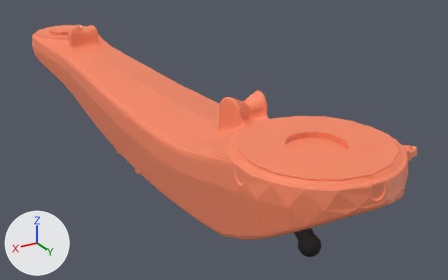
What one commit did to the OBJ model docs/public/sim/models/kuka_vcmx/KR_50_R2500/A2.obj.
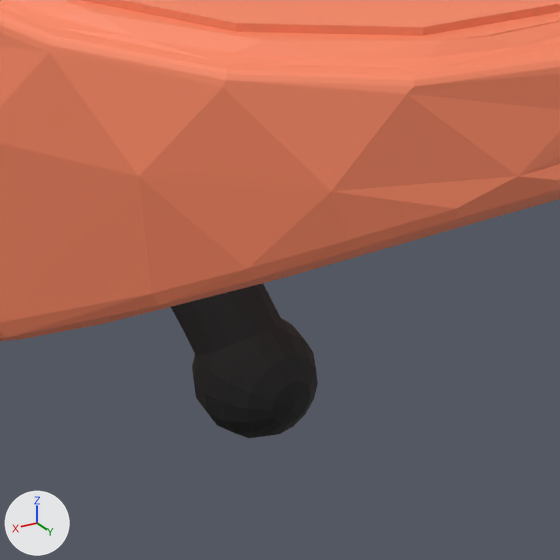
Each version is shown whole from a 50 mm lens placed at (0.585, 0.694, 0.285), pointed at (-0.137, -0.51, -0.317), then close up on the part from 58% to 82% of the width and 62% to 100% of the height. The lights are fixed; the arrows at lower left show +X, +Y and +Z. The older version's two pictures come first. Where no turn or scale is listed for an object, it has been applied to the vertices. Vertices at exactly the same position are counted once.

Objects in the first close-up: 'A2'.
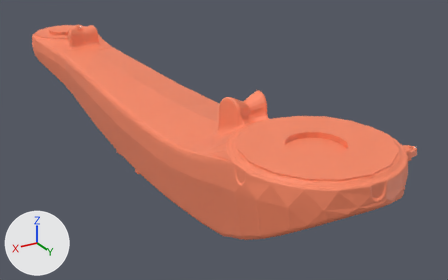
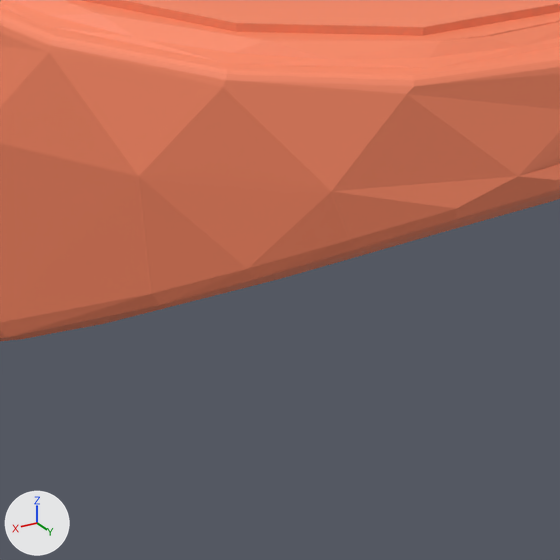
Diff of the bpy script that builds the scene:
```diff
--- a/docs/public/sim/models/kuka_vcmx/KR_50_R2500/A2.obj.py
+++ b/docs/public/sim/models/kuka_vcmx/KR_50_R2500/A2.obj.py
@@ me_a2 @@
 # used by ob_a2; location = (0.0, 0.0, 0.0)
-me_a2.from_pydata(...)  # 10637 vertices, 18785 faces; spans x -0.18..0.14, y -1.4..0.14, z -0.37..-0.08
+me_a2.from_pydata(...)  # 10041 vertices, 17773 faces; spans x -0.18..0.14, y -1.4..0.14, z -0.37..-0.08
+# me_a2 part 1: 330 vertices removed from x -0.02..0.02, y -0.14..0.02, z -0.31..-0.2
+# other edits to the shape of me_a2 do not show in these pictures
 me_a2.materials.append(mat_mat_0)
 me_a2.materials.append(mat_mat_1)
-me_a2.materials.append(mat_mat_2)  # black #161616
 me_a2.materials.append(mat_mat_3)
```

Changed parts and their boxes (x1, y1, x2, y2) in the close-ups (560 x 560 px):
'A2', reshaped
    before: (0, 0, 560, 438)
    after: (0, 0, 560, 341)
part 1 of me_a2, deleted (black)
    before: (171, 283, 318, 438)
